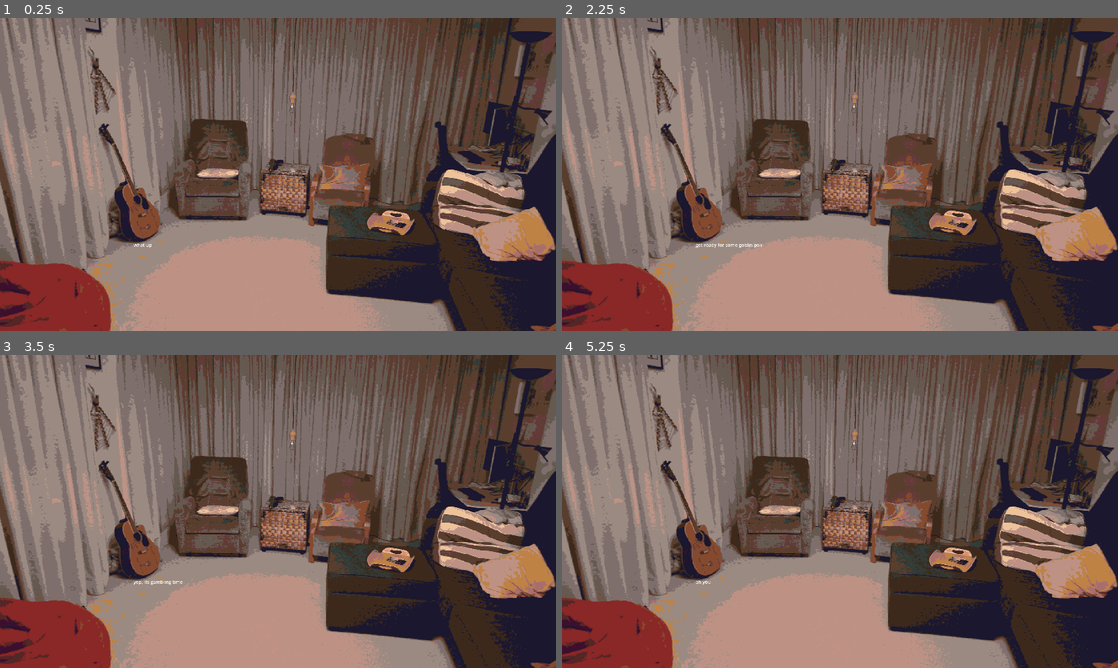
Above: before the commit, frames 1-4 (two rows, left to right).
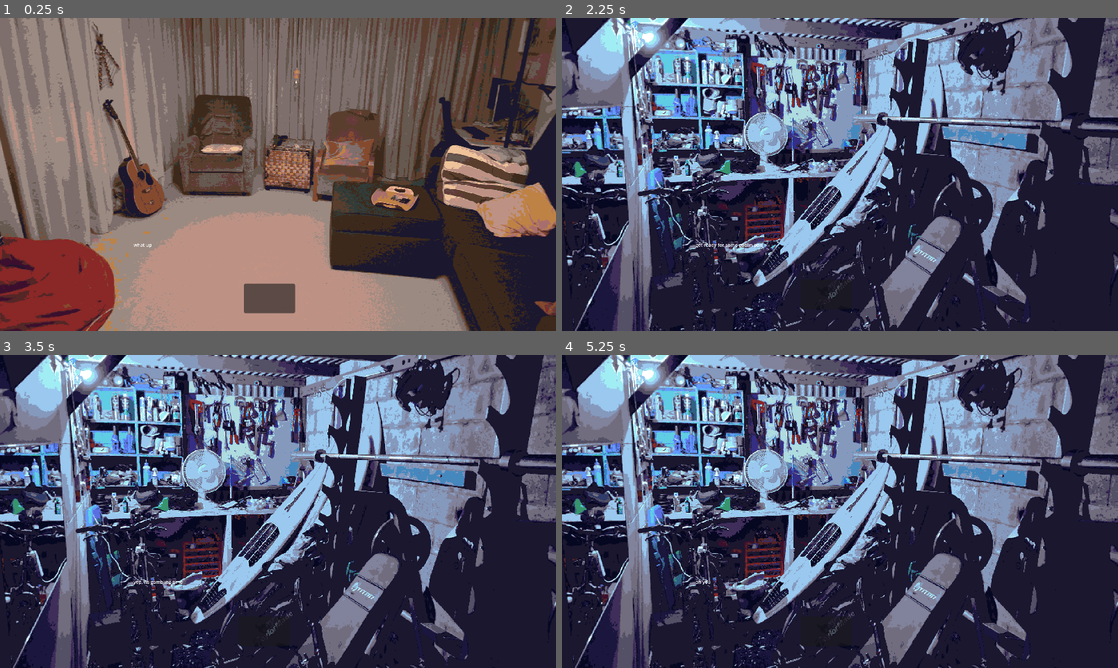
Above: after the commit, the same moments.

Repository: howarja/Vampire-Game
Game: Godot game, scene res://startScene.tscn
The game is run twice, just before and just after one commit, with the same random seed, the same clock (stepped at 60 frames per second) and the same inputs. This scene is started directly instead of the project's main scene.
Inputs (mouse positions are in pixels of both pictures, inside the frame that each line leads up to):
- Up to frame 1 (0.25 s): no input
- Up to frame 2 (2.25 s): click (828, 299) at 0.52 s; click (828, 293) at 1.27 s; click (828, 299) at 2.02 s
- Up to frame 3 (3.5 s): tap Enter at 2.75 s; move the mouse to (400, 495) at 2.77 s
- Up to frame 4 (5.25 s): move the mouse to (728, 527) at 3.52 s; tap Space at 4.25 s; move the mouse to (895, 442) at 4.27 s; click "What's your name again?" at 5 s

The runs differ from the first frame. In frame 1, 54% of the frame differs, in the area x 0-100%, y 0-100%; in frame 2, 91%; in frame 3, 91%; in frame 4, 91%.

Commit message:
added movement between areas

Diff:
--- a/scenes/area.tscn
+++ /dev/null
@@ -1,7 +0,0 @@
-[gd_scene format=3 uid="uid://48fow5dvp1bx"]
-
-[ext_resource type="Texture2D" uid="uid://b85cn7tf2bm3j" path="res://Sprites/areas/Lounge.png" id="1_u55m2"]
-
-[node name="Area" type="Sprite2D" unique_id=1160717376]
-scale = Vector2(2.045613, 2.0456133)
-texture = ExtResource("1_u55m2")
--- /dev/null
+++ b/scenes/movementButton.gd
@@ -0,0 +1,9 @@
+extends Button
+
+@export var newArea: Node2D;
+
+func _ready() -> void:
+	pressed.connect(move);
+
+func move():
+	Globals.player.changeAreaTo(newArea);
--- a/scripts/conversation_manager.gd
+++ b/scripts/conversation_manager.gd
@@ -47,7 +47,7 @@
 		var newButton: questionButton = questionButtonScene.instantiate();
 		buttonContainer.add_child(newButton);
 		newButton.connectToConvseration(currentCharacter.questions[i], beginLine);
-		questionButtons.append(newButton)
+		questionButtons.append(newButton);
 
 	beginLine(currentCharacter.introDialaogue);
 
--- a/scripts/globals.gd
+++ b/scripts/globals.gd
@@ -1 +1,3 @@
 extends Node
+
+var player: playerManager;
--- a/scripts/player_manager.gd
+++ b/scripts/player_manager.gd
@@ -1,6 +1,10 @@
 extends Node2D
+class_name playerManager;
 
 @export var currentArea: Node2D;
+
+func _ready() -> void:
+	Globals.player = self;
 
 func changeAreaTo(newArea: Node2D):
 	if currentArea!=null:
--- a/startScene.tscn
+++ b/startScene.tscn
@@ -4,18 +4,48 @@
 [ext_resource type="Resource" uid="uid://n2704kdgjax5" path="res://Characters/CountDown.tres" id="2_1ljrl"]
 [ext_resource type="Script" uid="uid://bndg1f3jq34l3" path="res://Scripts/textGiver.gd" id="2_yagjw"]
 [ext_resource type="Texture2D" uid="uid://cjgwsjboawlj2" path="res://Sprites/areas/Outside.png" id="4_qlfe6"]
-[ext_resource type="PackedScene" uid="uid://48fow5dvp1bx" path="res://scenes/area.tscn" id="4_vj0vq"]
+[ext_resource type="Texture2D" uid="uid://b85cn7tf2bm3j" path="res://Sprites/areas/Lounge.png" id="4_vj0vq"]
+[ext_resource type="Script" uid="uid://jncqog3b1d4a" path="res://scenes/movementButton.gd" id="5_8k52c"]
 [ext_resource type="Script" uid="uid://dgg3qst63mw2m" path="res://Scripts/player_manager.gd" id="5_qlfe6"]
+[ext_resource type="Texture2D" uid="uid://qlfdpkrwrf" path="res://Sprites/areas/UnderGround.png" id="6_avnbb"]
 
 [node name="Node2D" type="Node2D" unique_id=2079086675]
 
 [node name="CanvasLayer" type="CanvasLayer" parent="." unique_id=982724521]
+
+[node name="Area2" type="Sprite2D" parent="CanvasLayer" unique_id=2055831213]
+visible = false
+position = Vector2(953, 655)
+scale = Vector2(2.045613, 2.0456133)
+texture = ExtResource("6_avnbb")
+
+[node name="Button" type="Button" parent="CanvasLayer/Area2" unique_id=1271298431 node_paths=PackedStringArray("newArea")]
+offset_left = -62.5729
+offset_top = 120.7462
+offset_right = 23.953682
+offset_bottom = 170.609
+script = ExtResource("5_8k52c")
+newArea = NodePath("../../Area")
+
+[node name="Area" type="Sprite2D" parent="CanvasLayer" unique_id=1160717376]
+position = Vector2(967, 571)
+scale = Vector2(2.045613, 2.0456133)
+texture = ExtResource("4_vj0vq")
+
+[node name="Button" type="Button" parent="CanvasLayer/Area" unique_id=415819674 node_paths=PackedStringArray("newArea")]
+offset_left = -61.106384
+offset_top = 168.65355
+offset_right = 25.420197
+offset_bottom = 218.51634
+script = ExtResource("5_8k52c")
+newArea = NodePath("../../Area2")
 
 [node name="ConversationManager" type="Control" parent="CanvasLayer" unique_id=648713796 node_paths=PackedStringArray("text", "buttonContainer")]
 layout_mode = 3
 anchors_preset = 0
 offset_right = 40.0
 offset_bottom = 40.0
+mouse_filter = 2
 script = ExtResource("1_rq48i")
 text = NodePath("../TextGiver")
 currentCharacter = ExtResource("2_1ljrl")
@@ -26,6 +56,7 @@
 anchors_preset = 0
 offset_right = 40.0
 offset_bottom = 40.0
+mouse_filter = 2
 script = ExtResource("2_yagjw")
 text = NodePath("../Dialgoue")
 
@@ -34,6 +65,7 @@
 offset_top = 771.0
 offset_right = 1419.0
 offset_bottom = 1039.0
+mouse_filter = 2
 
 [node name="QuestionOptions" type="HBoxContainer" parent="CanvasLayer" unique_id=1973992520]
 offset_left = 937.0
@@ -43,9 +75,6 @@
 size_flags_horizontal = 3
 size_flags_stretch_ratio = 14.51
 theme_override_constants/separation = 191
-
-[node name="Area" parent="." unique_id=1160717376 instance=ExtResource("4_vj0vq")]
-position = Vector2(953, 655)
 
 [node name="Person" type="Sprite2D" parent="." unique_id=430508438]
 visible = false
@@ -63,5 +92,6 @@
 vframes = 3
 frame = 2
 
-[node name="PlayerManager" type="Node2D" parent="." unique_id=374783410]
+[node name="PlayerManager" type="Node2D" parent="." unique_id=374783410 node_paths=PackedStringArray("currentArea")]
 script = ExtResource("5_qlfe6")
+currentArea = NodePath("../CanvasLayer/Area")
Not shown, added: scenes/movementButton.gd.uid
